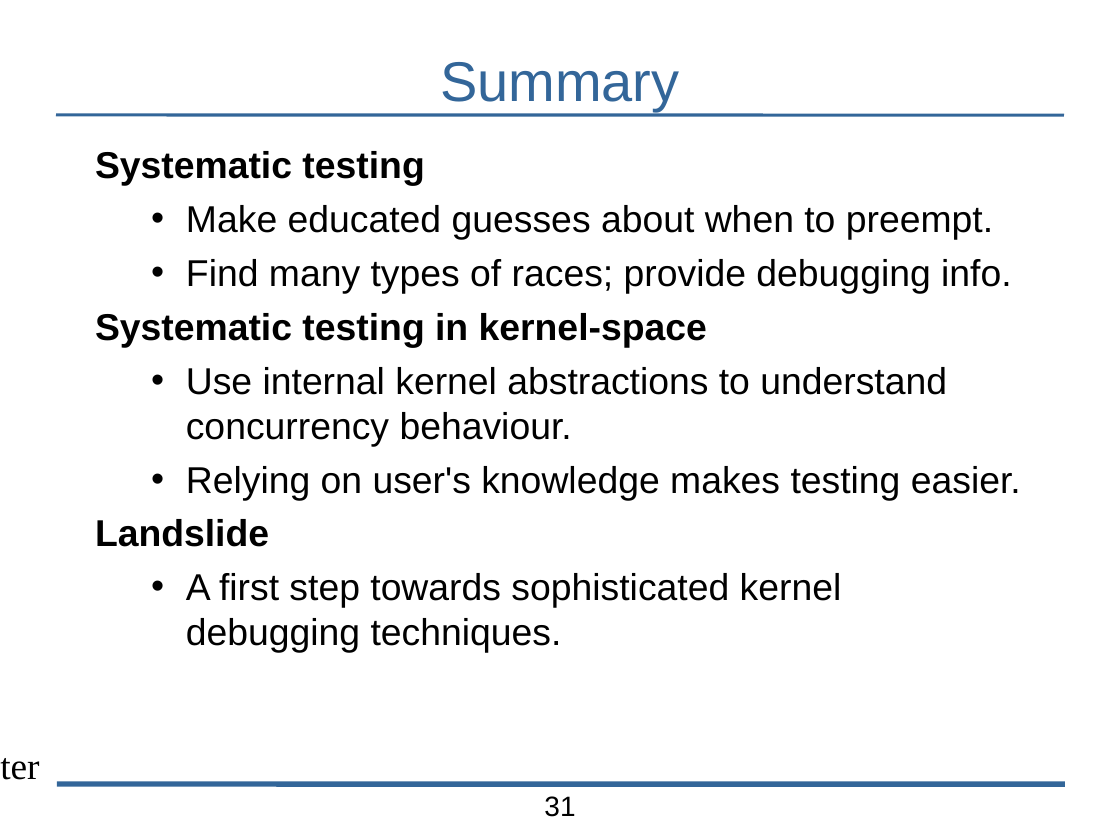
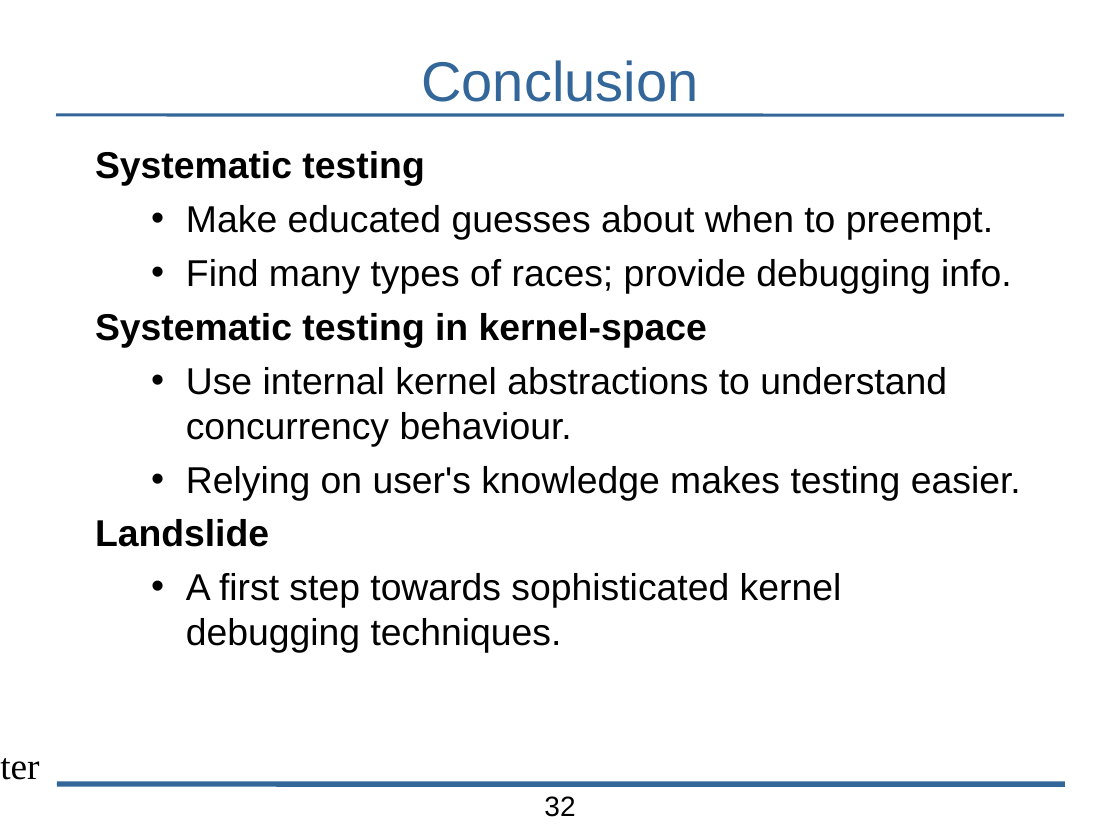
Before and after one commit to bblum/talks, a slide deck: slide 32 of pdl-retreat/pdl-talk.odp (slide 31 before the commit). Drawn at 1120x840 pixels with LibreOffice and Linux fonts; fonts in the diff are those of the drawing; background and template pictures are left out. Boxes give left, top, right and bottom in pixels: in the first picture for what was removed or moved away, otherwise in the second. Text is boxed around its words. In the diff, an @@ line names an element or a change of style, - is before the commit and + after.

```diff
--- a/pdl-retreat/pdl-talk.odp
+++ b/pdl-retreat/pdl-talk.odp
@@ title at bbox=[421, 60, 698, 102]: text changed @@
-Summary
+Conclusion
@@ page number at bbox=[544, 796, 575, 817]: text changed @@
-31
+32
```
Also in this commit, not shown: 1 other slide changed, 2 slides added, 1 slide removed.
